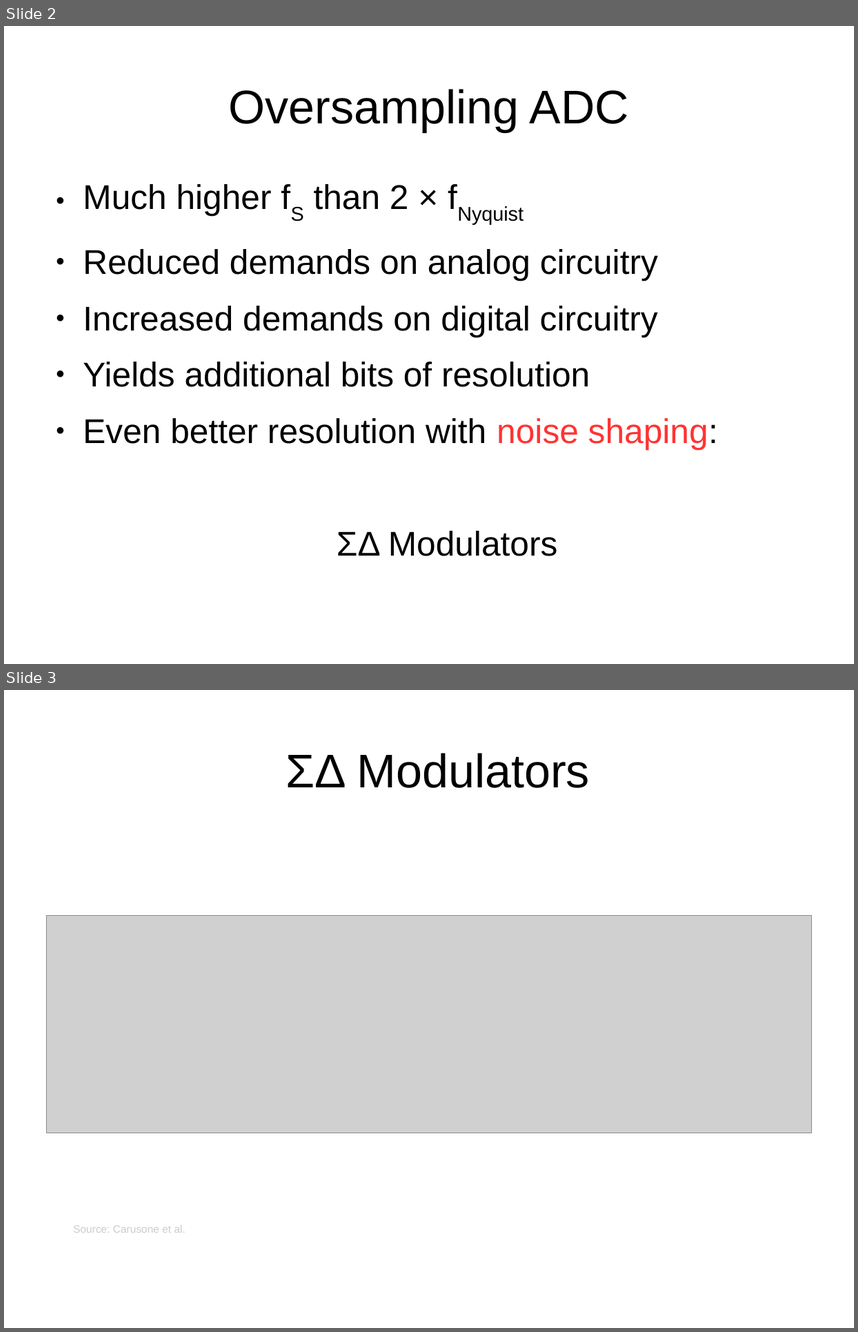
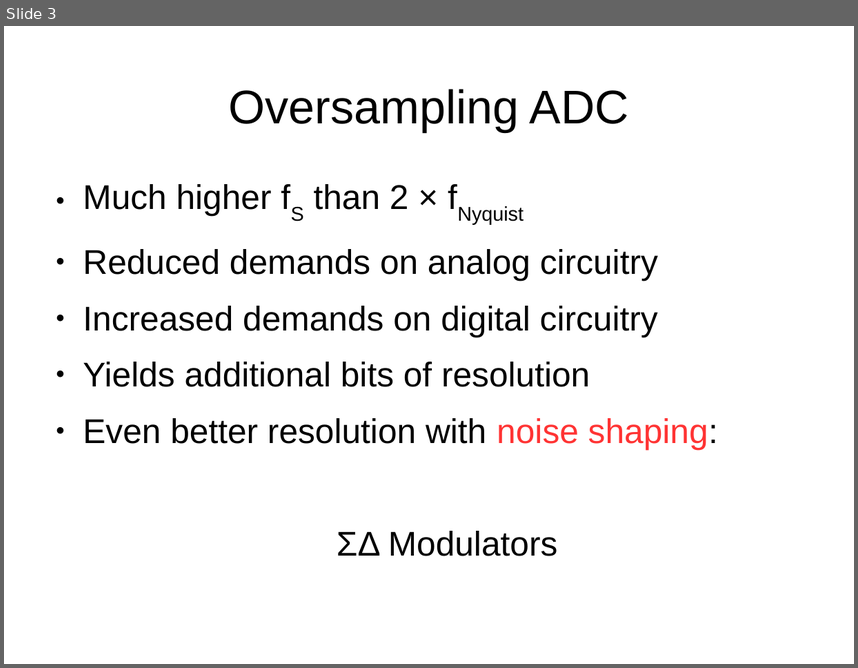
Before and after one commit to alpenwasser/pro5E, a slide deck: presentation/pres_frey.odp. Shown one above the other, each under a label of ours: slides 2 and 3 before the commit, slide 3 after it. The pictures are 858x1332 and 858x668 pixels, drawn with LibreOffice and Linux fonts; fonts in the diff are those of the drawing; grey boxes stand for pictures. Boxes give left, top, right and bottom in pixels: in the first picture for what was removed or moved away, otherwise in the second. Text is boxed around its words. In the diff, an @@ line names an element or a change of style, - is before the commit and + after.

```diff
--- a/presentation/pres_frey.odp
+++ b/presentation/pres_frey.odp
@@ slide 3 removed at (4, 690, 854, 1328), background #FFFFFF @@
@@ title removed at (286, 753, 590, 788) @@
-ΣΔ Modulators
@@ picture removed at (46, 915, 812, 1133) @@
@@ text removed at (73, 1225, 185, 1232) @@
-Source: Carusone et al.
@@ what was slide 2 is now slide 3 @@
```
Also in this commit, not shown: 1 slide added, 1 other slide removed.
